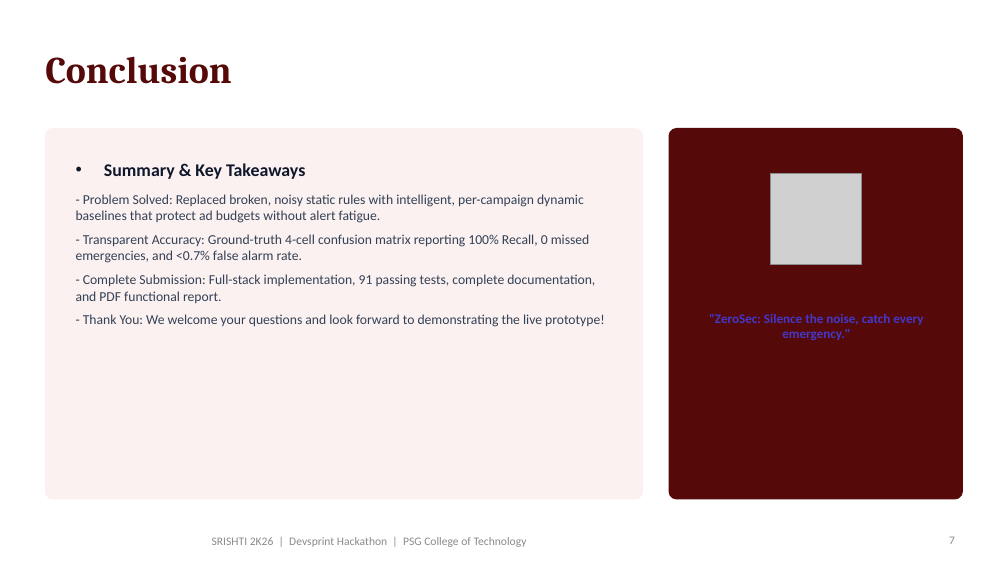
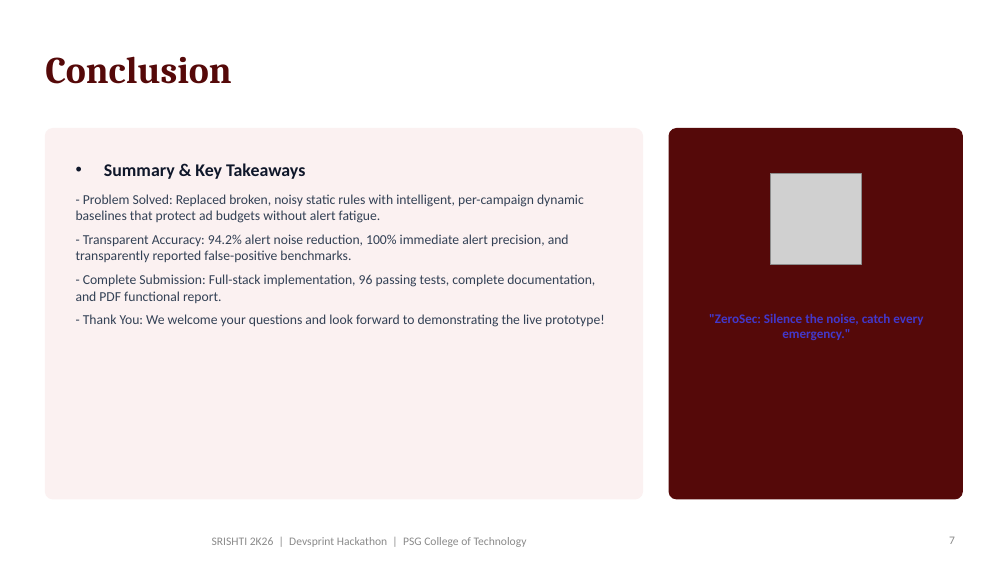
Before and after one commit to hackathon-2026-org/zerosec, a slide deck: slide 7 of ZeroSec_DevSprint_PS04_Presentation.pptx. Drawn at 1008x567 pixels with LibreOffice and Linux fonts; fonts in the diff are those of the drawing; grey boxes stand for pictures; background and template pictures are left out. Boxes give left, top, right and bottom in pixels: in the first picture for what was removed or moved away, otherwise in the second. Text is boxed around its words. In the diff, an @@ line names an element or a change of style, - is before the commit and + after.

Commit message:
fix: date timezone parsing, low-volume false critical alerts, and dashboard metric sync (96 passing tests)

```diff
--- a/ZeroSec_DevSprint_PS04_Presentation.pptx
+++ b/ZeroSec_DevSprint_PS04_Presentation.pptx
@@ text at [76,234,595,303]: text changed @@
-- Transparent Accuracy: Ground-truth 4-cell confusion matrix reporting 100% Recall, 0 missed emergencies, and <0.7% false alarm rate.
-- Complete Submission: Full-stack implementation, 91 passing tests, complete documentation, and PDF functional report.
+- Transparent Accuracy: 94.2% alert noise reduction, 100% immediate alert precision, and transparently reported false-positive benchmarks.
+- Complete Submission: Full-stack implementation, 96 passing tests, complete documentation, and PDF functional report.
```
Also in this commit, not shown: 3 other slides changed, 13 other files.
